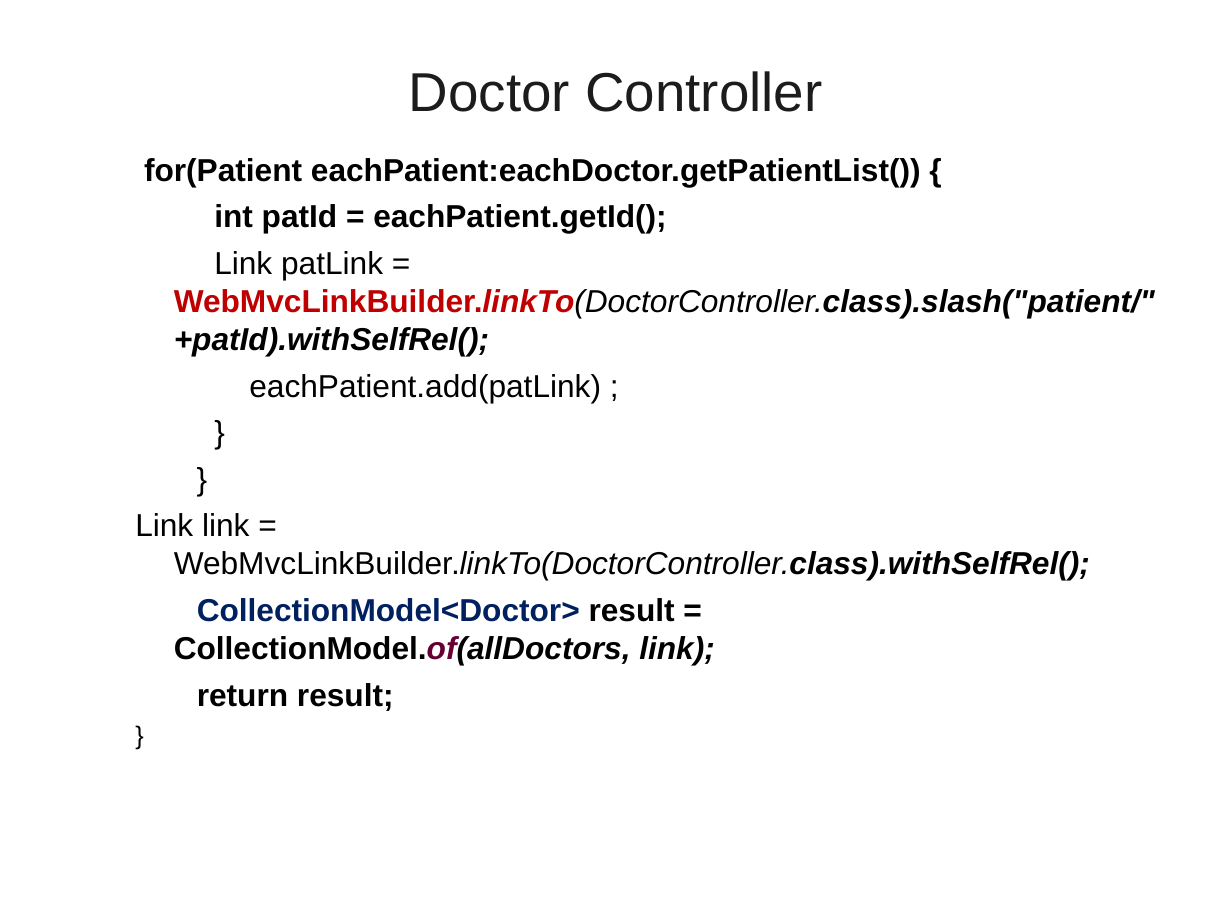
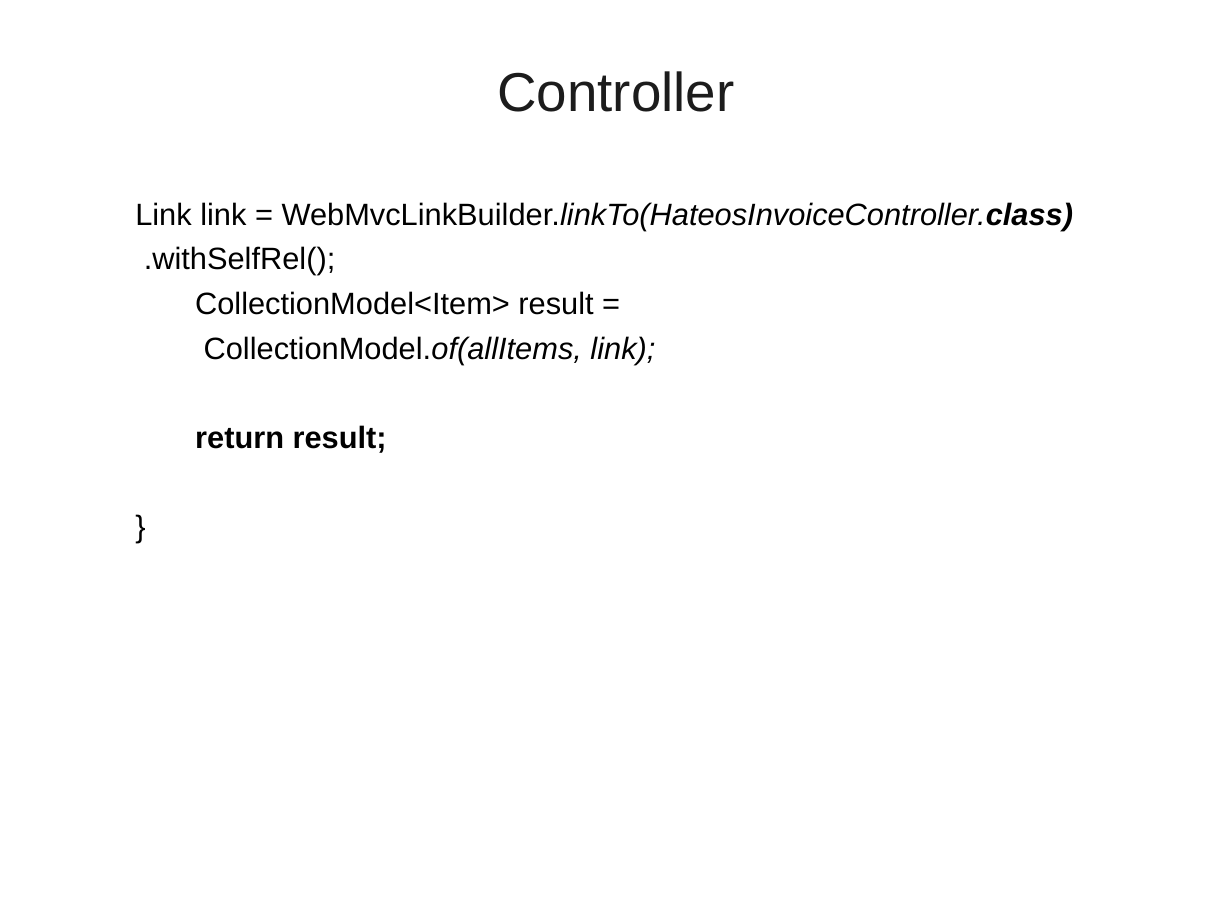
Before and after one commit to vatsank/spring_presentations, a slide deck: slide 237 of SpringBoot_Module1_Ver01.ppt (slide 250 before the commit). Drawn at 1232x924 pixels with LibreOffice and Linux fonts; fonts in the diff are those of the drawing; background and template pictures are left out. Boxes give left, top, right and bottom in pixels: in the first picture for what was removed or moved away, otherwise in the second. Text is boxed around its words. In the diff, an @@ line names an element or a change of style, - is before the commit and + after.

```diff
--- a/SpringBoot_Module1_Ver01.ppt
+++ b/SpringBoot_Module1_Ver01.ppt
@@ title at (497, 71, 734, 112): text changed @@
-Doctor Controller
+Controller
@@ text at (135, 202, 1074, 364): text changed; size 18.5 to 18 pt; bold off @@
-  for(Patient eachPatient:eachDoctor.getPatientList()) {
-  int patId = eachPatient.getId();
-  Link patLink = WebMvcLinkBuilder.linkTo(DoctorController.class).slash("patient/"+patId).withSelfRel();
-  eachPatient.add(patLink) ;
-  }
-  }
-  Link link = WebMvcLinkBuilder.linkTo(DoctorController.class).withSelfRel();
-  CollectionModel<Doctor> result = CollectionModel.of(allDoctors, link);
+  Link link = WebMvcLinkBuilder.linkTo(HateosInvoiceController.class)
+  .withSelfRel();
+  CollectionModel<Item> result =
+  CollectionModel.of(allItems, link);
@@ text at (195, 425, 387, 453): size 18.5 to 18 pt in "return result;"; size 14.8 to 18 pt in "}" @@
```
Also in this commit, not shown: 31 other slides changed, 13 slides added, 24 slides removed.
